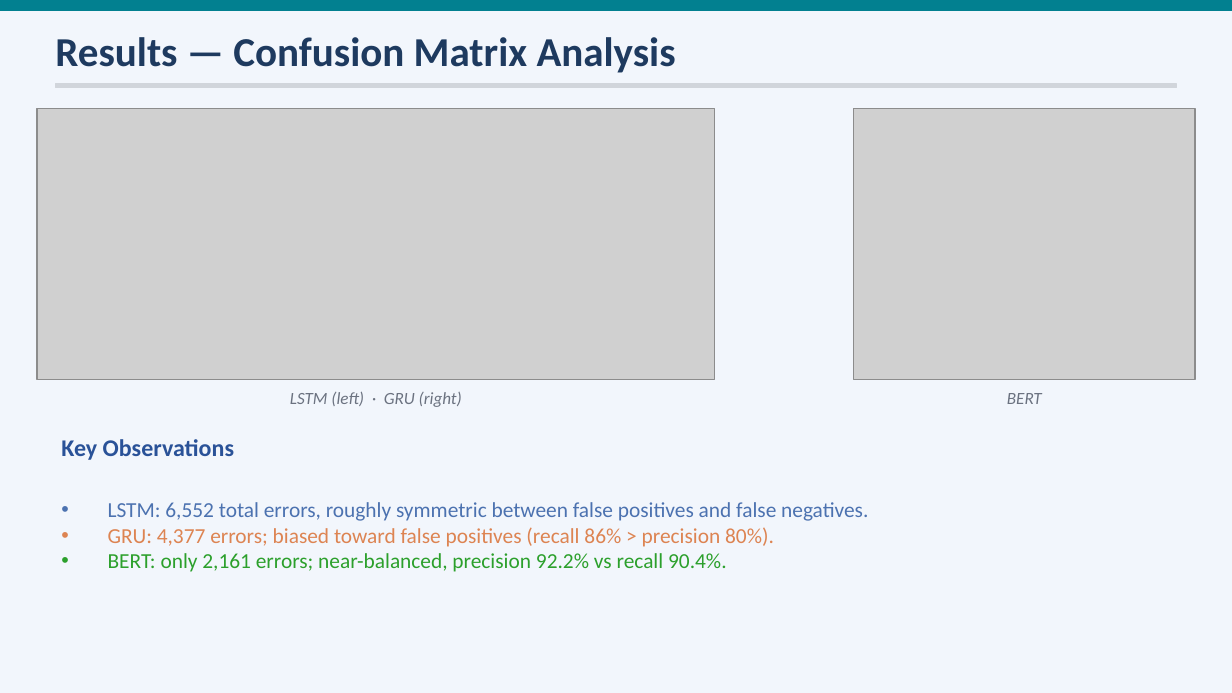
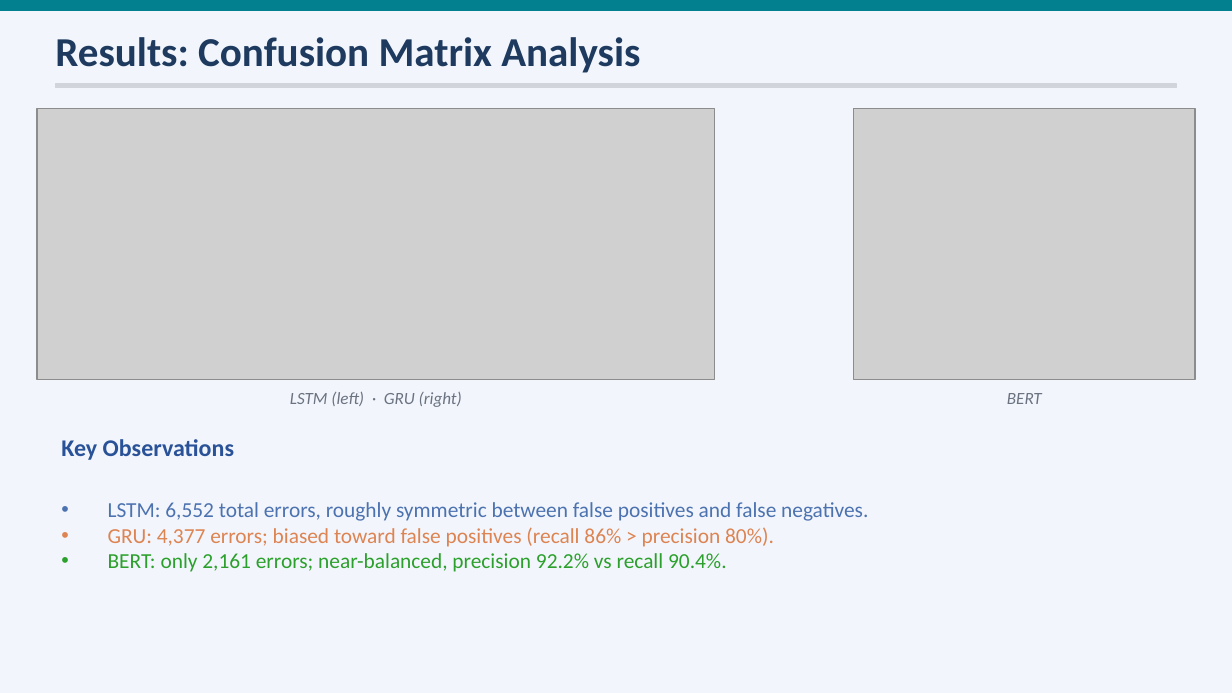
Before and after one commit to DanielW-1/Sentiment-Analysis, a slide deck: slide 8 of report/Sentiment_Analysis_Presentation.pptx. Drawn at 1232x693 pixels with LibreOffice and Linux fonts; fonts in the diff are those of the drawing; grey boxes stand for pictures. Boxes give left, top, right and bottom in pixels: in the first picture for what was removed or moved away, otherwise in the second. Text is boxed around its words. In the diff, an @@ line names an element or a change of style, - is before the commit and + after.

```diff
--- a/report/Sentiment_Analysis_Presentation.pptx
+++ b/report/Sentiment_Analysis_Presentation.pptx
@@ text at <box>55,37,640,73</box>: text changed @@
-Results — Confusion Matrix Analysis
+Results: Confusion Matrix Analysis
```
Also in this commit, not shown: 1 other slide changed.
